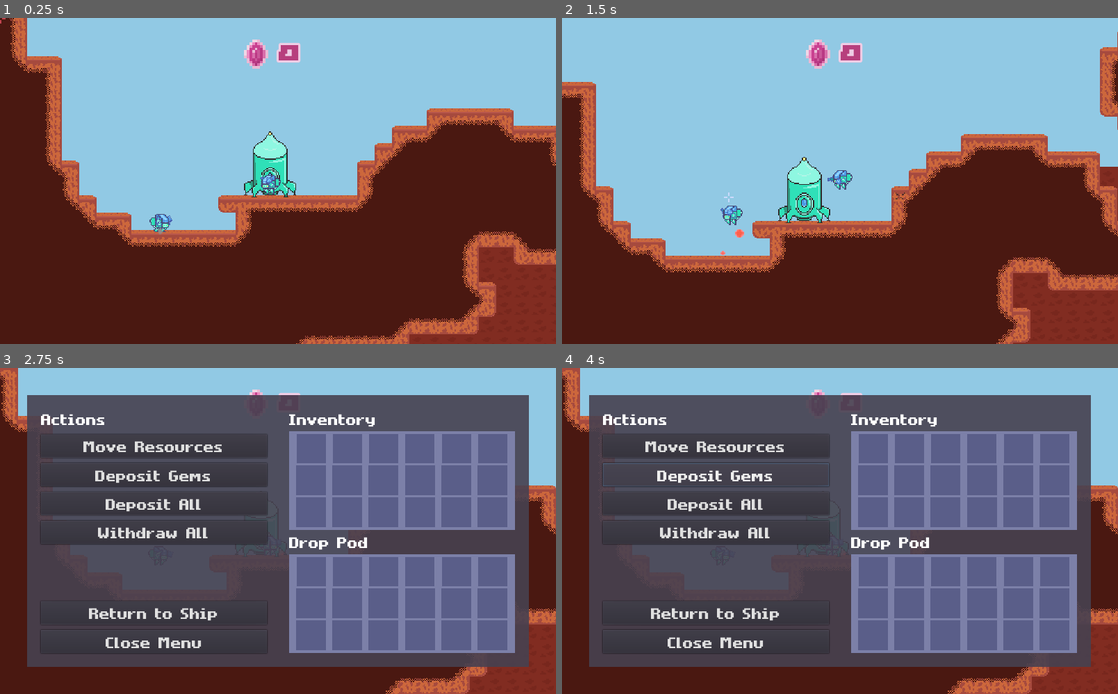
Above: before the commit, frames 1-4 (two rows, left to right).
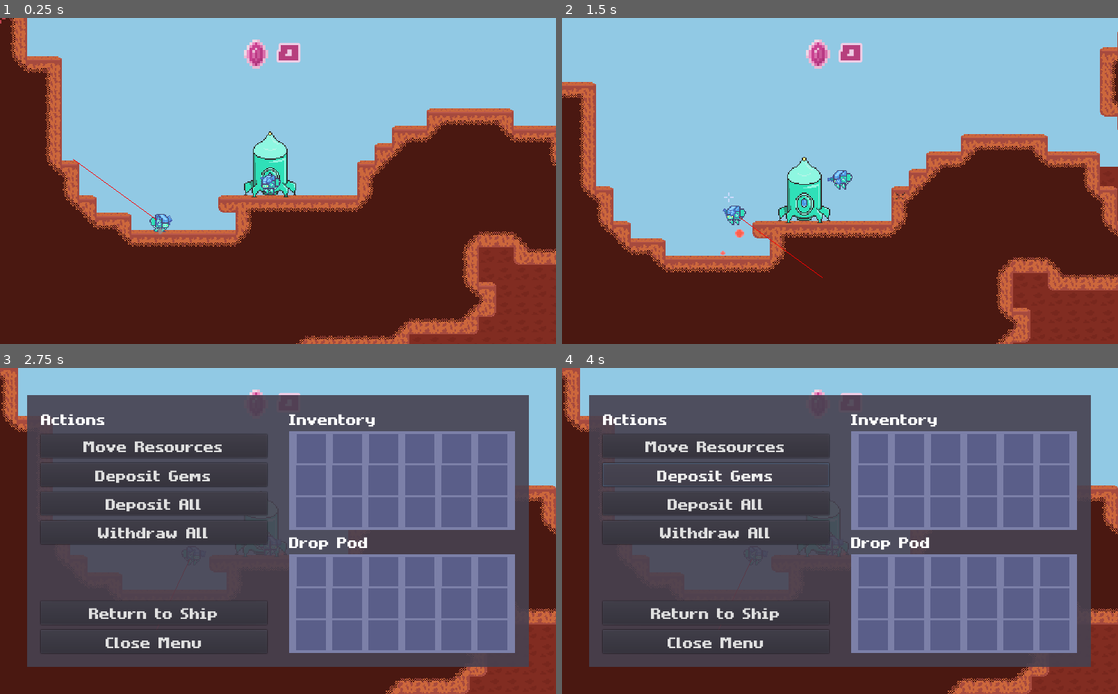
Above: after the commit, the same moments.

Repository: MichaelRRyan/Mecha-Miners
Game: Godot game, scene res://scenes/Gameplay.tscn
The game is run twice, just before and just after one commit, with the same random seed, the same clock (stepped at 60 frames per second) and the same inputs.
Inputs (mouse positions are in pixels of both pictures, inside the frame that each line leads up to):
- Up to frame 1 (0.25 s): no input
- Up to frame 2 (1.5 s): tap Enter at 0.5 s; move the mouse to (962, 164) at 0.52 s; press the mouse at (962, 164) at 0.53 s; hold D (move_right) 0.53-1.28 s; tap W (jump) at 0.77 s; move the mouse to (728, 197) at 1.27 s; release the mouse at (728, 197) at 1.28 s; hold A (move_left) from 1.28 s (still down); right-click (728, 197) at 1.35 s
- Up to frame 3 (2.75 s): tap W (jump) at 1.52 s; move the mouse to (333, 459) at 2.02 s; release A (move_left) at 2.03 s; hold D (move_right) from 2.03 s (still down); hold E (interact) from 2.03 s (still down)
- Up to frame 4 (4 s): release D (move_right) at 2.75 s; release E (interact) at 2.75 s; click "Move Resources" at 2.75 s; click "Deposit Gems" at 3.5 s

The runs differ from the first frame. In frame 1, less than 0.1% of the frame differs, in the area x 13-29%, y 43-62%; in frame 2, 0.2%, in the area x 28-47%, y 57-80%; in frame 3, less than 0.1%; in frame 4, less than 0.1%.

Commit message:
Made the AI move towards crystals

Diff:
--- a/project.godot
+++ b/project.godot
@@ -9,7 +9,7 @@
 config_version=4
 
 _global_script_classes=[ {
-"base": "Node",
+"base": "Node2D",
 "class": "AIBehaviours",
 "language": "GDScript",
 "path": "res://scripts/AIBehaviours.gd"
--- a/scenes/AIController.tscn
+++ b/scenes/AIController.tscn
@@ -1,6 +1,10 @@
-[gd_scene load_steps=2 format=2]
+[gd_scene load_steps=3 format=2]
 
 [ext_resource path="res://scripts/AIController.gd" type="Script" id=1]
+[ext_resource path="res://scripts/ai/MineralSensor.gd" type="Script" id=2]
 
-[node name="AIController" type="Node"]
+[node name="AIController" type="Node2D"]
 script = ExtResource( 1 )
+
+[node name="MineralSensor" type="Node2D" parent="."]
+script = ExtResource( 2 )
--- a/scripts/AIBehaviours.gd
+++ b/scripts/AIBehaviours.gd
@@ -1,4 +1,4 @@
-extends Node
+extends Node2D
 class_name AIBehaviours
 
 #---------------------------------------------------------------------------
@@ -33,9 +33,11 @@
 class PursueBehaviour:
 	extends Behaviour
 
+	var _terrain : TileMap = null
+	var _pathfinding : AStar2D = null
+
 	var _cell_size : Vector2 = Vector2.ZERO
 	var _cell_size_squared : float = 0.0
-	var _pathfinding : AStar2D = null
 	var _path : PoolIntArray
 	var _last_target : Vector2 = Vector2.ZERO
 
@@ -44,10 +46,14 @@
 	func _ready():
 		var terrain_container = get_tree().get_nodes_in_group("terrain")
 		if not terrain_container.empty():
-			var terrain = terrain_container.front()
-			_pathfinding = terrain.get_pathfinding()
-			_cell_size = terrain.get_cell_size()
+			_terrain = terrain_container.front()
+			_pathfinding = _terrain.get_pathfinding()
+			_cell_size = _terrain.get_cell_size()
 			_cell_size_squared = _cell_size.length_squared()
+
+		var sensor : Node2D = _brain.find_node("MineralSensor")
+		if sensor:
+			sensor.connect("crystal_found", self, "_on_MineralSensor_crystal_found")
 
 
 	#---------------------------------------------------------------------------
@@ -76,8 +82,13 @@
 
 				if next_pos.y < _brain.subject.position.y:
 					_brain.subject.thrust_jetpack(delta)
+			else:
+				_brain.subject.direction = 0.0
 
 
+	#---------------------------------------------------------------------------
+	func _on_MineralSensor_crystal_found(cell_position):
+		_brain.subject.set_target(_terrain.map_to_world(cell_position))
 
 
 #-------------------------------------------------------------------------------
--- a/scripts/AIController.gd
+++ b/scripts/AIController.gd
@@ -37,9 +37,9 @@
 
 #-------------------------------------------------------------------------------
 func _set_as_current(behaviour : Behaviour) -> void:
-	add_child(behaviour)
 	behaviour.owner = self
 	behaviour.set_brain(self)
+	add_child(behaviour)
 
 
 #-------------------------------------------------------------------------------
--- a/scripts/Player.gd
+++ b/scripts/Player.gd
@@ -32,6 +32,9 @@
 var inventory = Inventory.new()
 
 onready var LandingParticleScene = preload("res://scenes/BulletHitParticle.tscn")
+
+
+var _temp = true
 
 
 enum AnimationName {
@@ -106,6 +109,12 @@
 
 
 # -----------------------------------------------------------------------------
+func set_target(pos : Vector2) -> void:
+	_target = pos
+	_temp = false
+
+
+# -----------------------------------------------------------------------------
 func _physics_process(delta):
 	# Don't process if in the editor.
 	if Engine.editor_hint:
@@ -270,7 +279,7 @@
 func _input(event):
 
 	#if is_human and event is InputEventMouseMotion:
-	if event is InputEventMouseMotion:
+	if (is_human or _temp) and event is InputEventMouseMotion:
 		_target = get_global_mouse_position()
 
 #	if event is InputEventKey and event.scancode == KEY_K and event.is_pressed():
--- /dev/null
+++ b/scripts/ai/MineralSensor.gd
@@ -0,0 +1,33 @@
+extends Node2D
+
+signal crystal_found(cell_position)
+
+var _terrain : TileMap = null
+
+var _scan_direction = Vector2.LEFT
+var _scan_rotation = PI * 0.8 # The direction and magnitude of the rotation per second.
+var _scan_distance = 100.0
+var _scan_segment = 8.0
+
+
+func _ready():
+	var terrain_container = get_tree().get_nodes_in_group("terrain")
+	if not terrain_container.empty():
+		_terrain = terrain_container.front()
+
+
+func _process(delta):
+	_scan_direction = _scan_direction.rotated(_scan_rotation * delta)
+
+	for i in range(0, _scan_distance + 1, _scan_segment):
+		var pos = global_position + _scan_direction * i
+		var cell_pos = _terrain.world_to_map(pos)
+
+		if _terrain.get_cellv(cell_pos) == _terrain.TileType.Crystal:
+			emit_signal("crystal_found", cell_pos)
+
+	update()
+
+
+func _draw():
+	draw_line(Vector2.ZERO, _scan_direction * _scan_distance, Color.red, 1.0)
